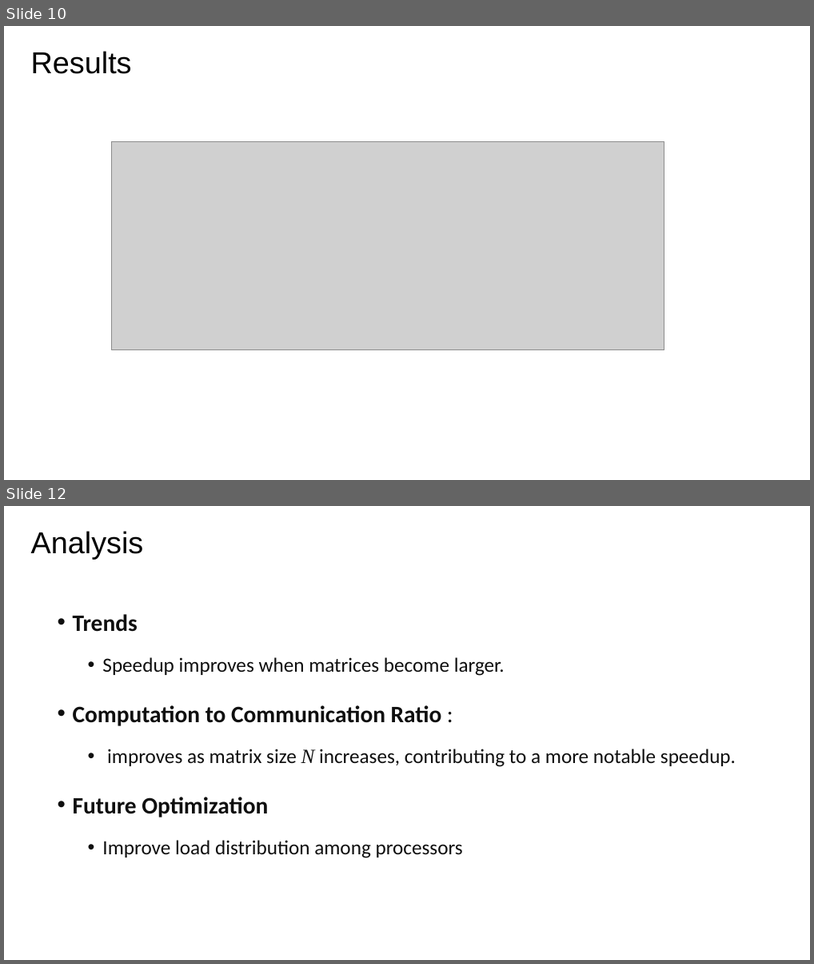
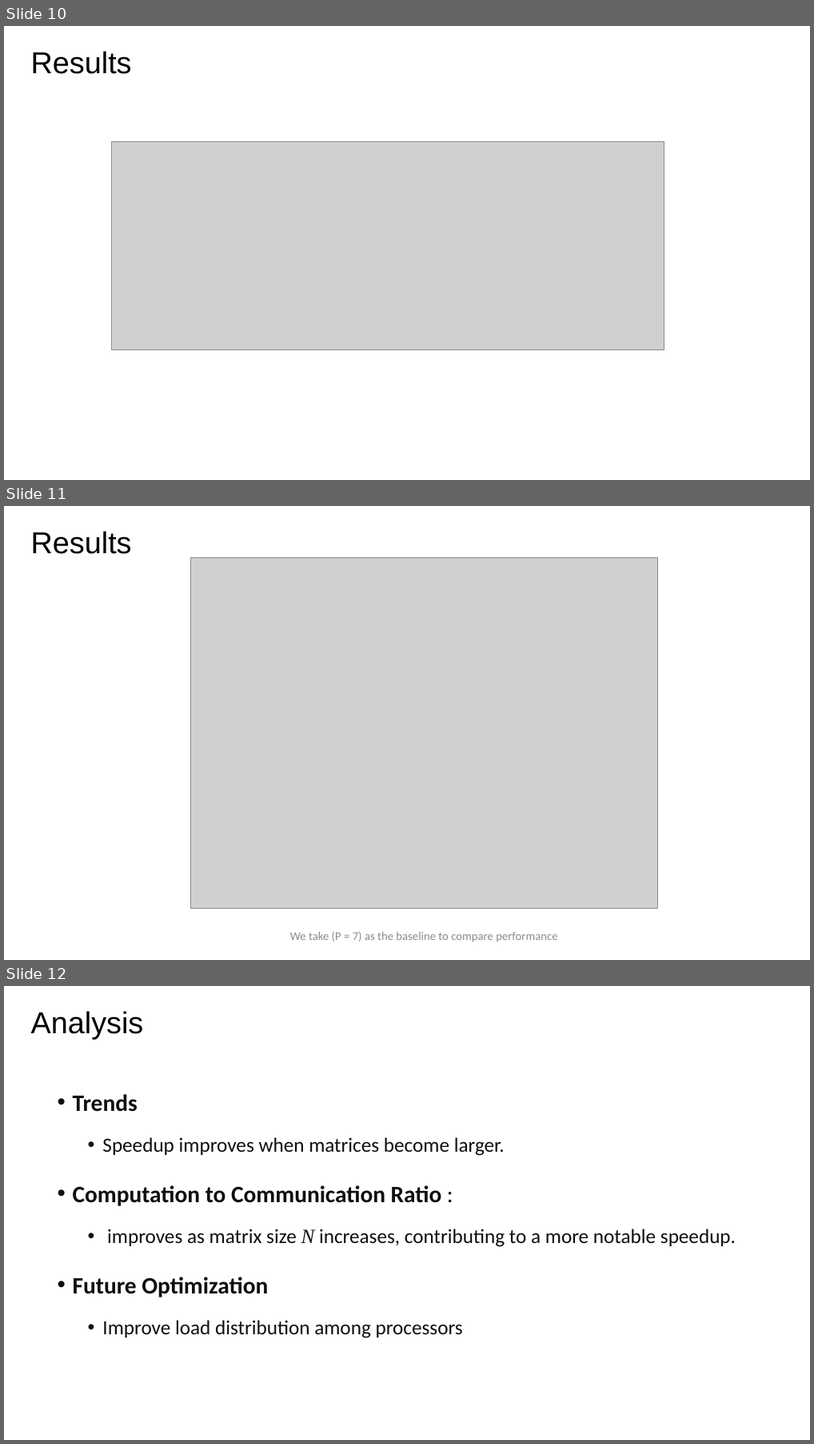
Before and after one commit to zhuliang21/Parallel-Matrix-Multiplication, a slide deck: powerpoint/Pre.pptx. Shown one above the other, each under a label of ours: slides 10 and 12 before the commit, slides 10, 11 and 12 after it; the slides between them are not shown. The pictures are 814x964 and 814x1444 pixels, drawn with LibreOffice and Linux fonts; fonts in the diff are those of the drawing; grey boxes stand for pictures. Boxes give left, top, right and bottom in pixels: in the first picture for what was removed or moved away, otherwise in the second. Text is boxed around its words. In the diff, an @@ line names an element or a change of style, - is before the commit and + after.

```diff
--- a/powerpoint/Pre.pptx
+++ b/powerpoint/Pre.pptx
@@ slide 11 added at box(4, 506, 810, 960), background #FFFFFF @@
@@ title added at box(31, 531, 132, 554), 36 pt, text #000000 @@
+Results
@@ picture added at box(191, 557, 658, 908) @@
@@ text added at box(290, 931, 558, 942), 14 pt, text #8C8C8C @@
+We take (P = 7) as the baseline to compare performance
```
Also in this commit, not shown: 5 slides changed, 1 slide removed.
